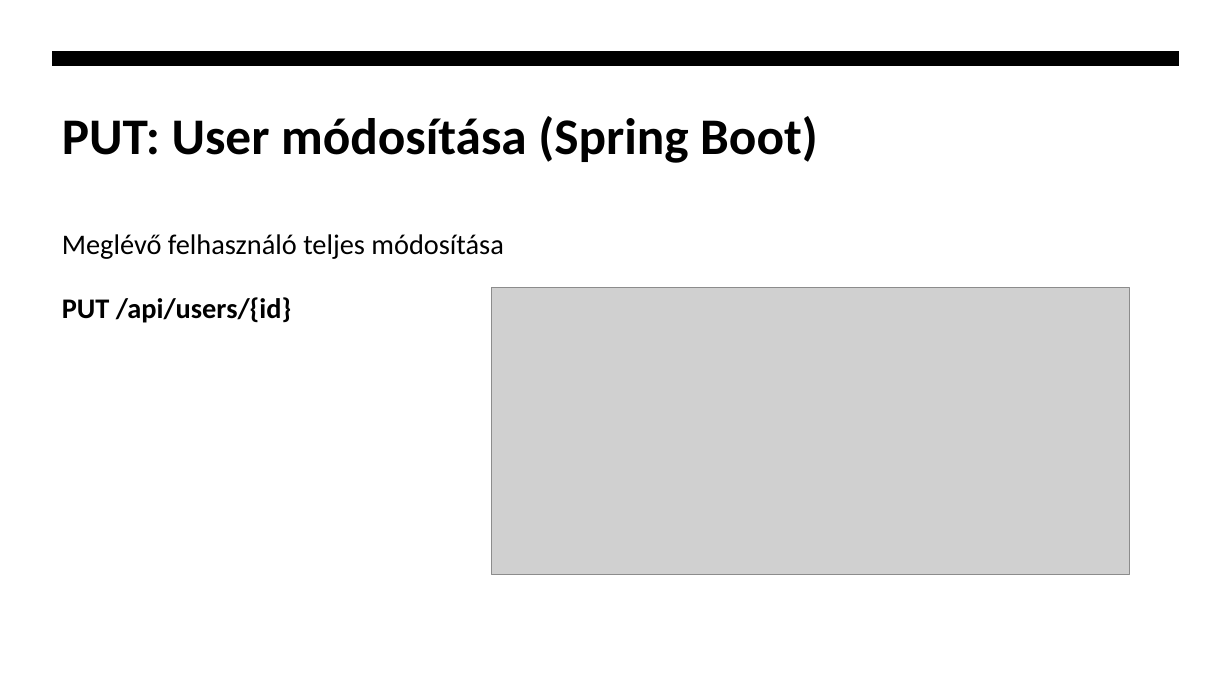
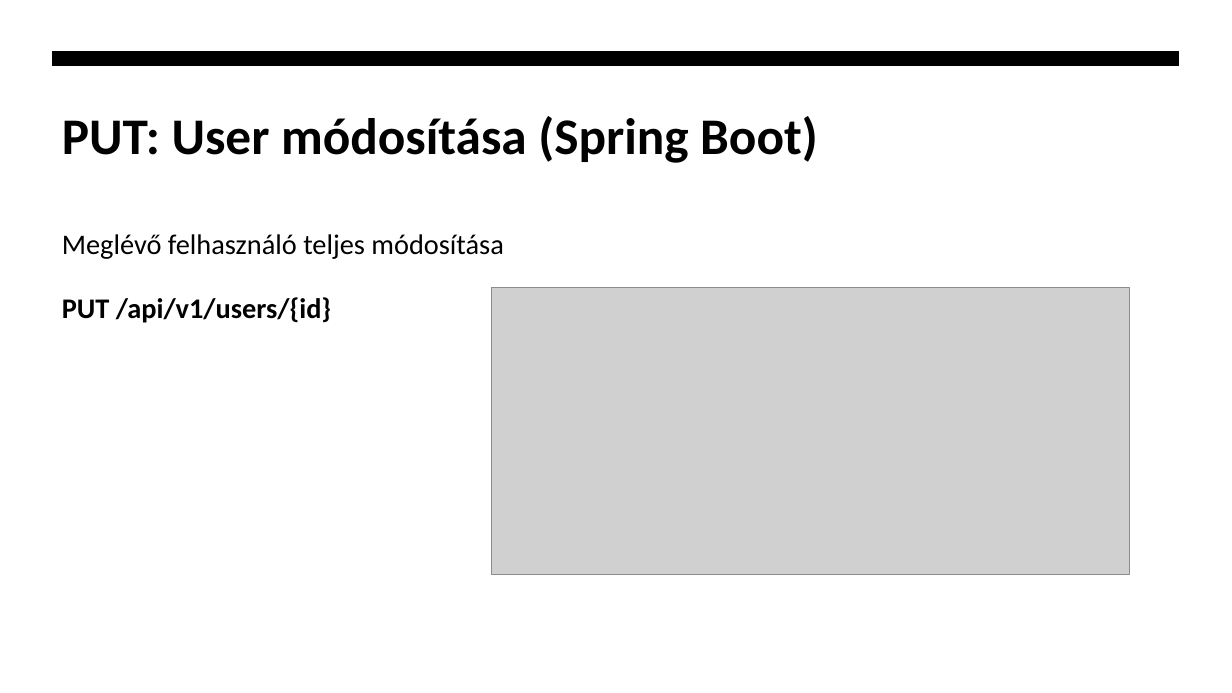
Before and after one commit to zbalogh/oe-internetes-alkalmazasok, a slide deck: slide 15 of 05_06/06_eloadas_Backend_REST_fejlesztes.pptx. Drawn at 1232x693 pixels with LibreOffice and Linux fonts; fonts in the diff are those of the drawing; grey boxes stand for pictures. Boxes give left, top, right and bottom in pixels: in the first picture for what was removed or moved away, otherwise in the second. Text is boxed around its words. In the diff, an @@ line names an element or a change of style, - is before the commit and + after.

```diff
--- a/05_06/06_eloadas_Backend_REST_fejlesztes.pptx
+++ b/05_06/06_eloadas_Backend_REST_fejlesztes.pptx
@@ text at [62,297,331,323]: text changed @@
-PUT /api/users/{id}
+PUT /api/v1/users/{id}
```
Also in this commit, not shown: 3 other slides changed, 1 other file.
